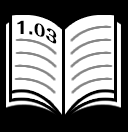
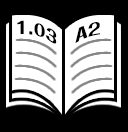
Revision of a layered w=128, h=132 image; what changed, layer by layer:
added layer "A2" above "1.03" over [left=75, top=22, right=100, bottom=43]
removed layer "Layer 10 copy 4" from group "Text lines R" over [left=70, top=25, right=112, bottom=42]
